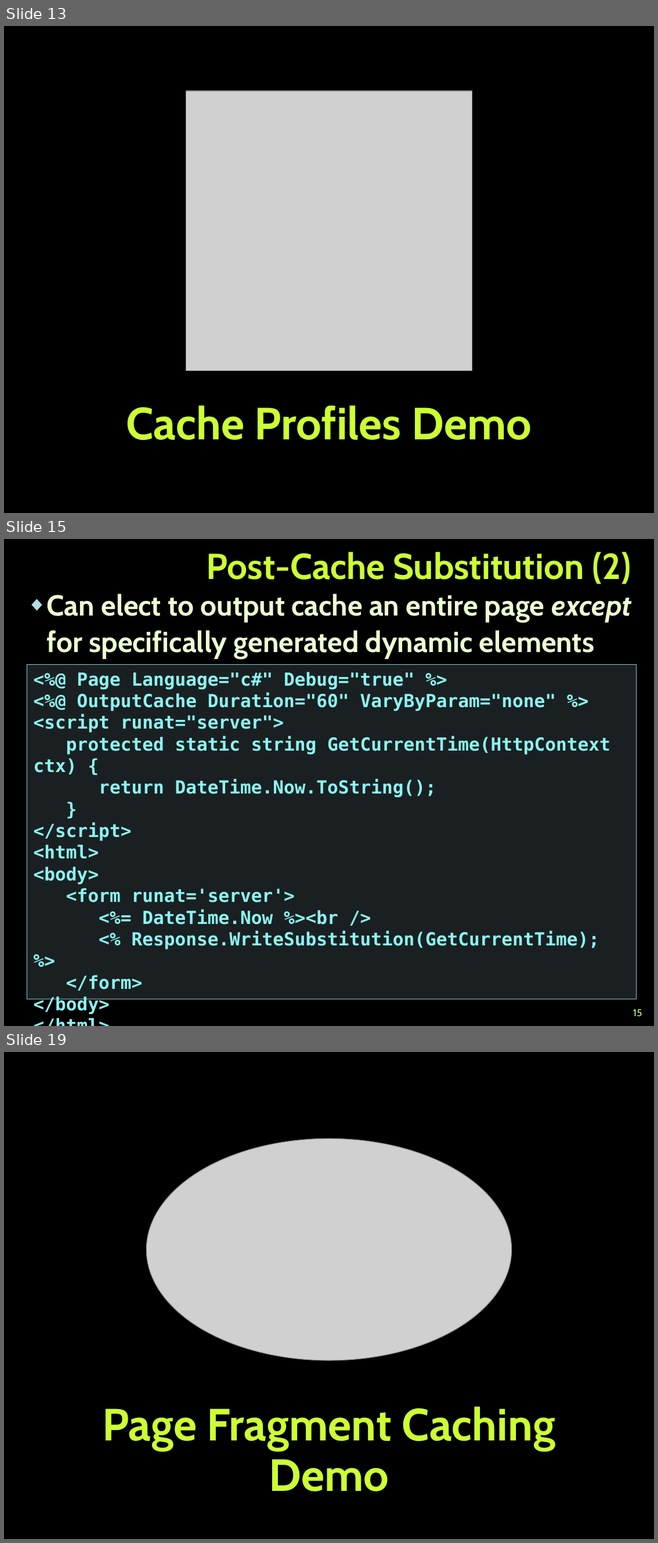
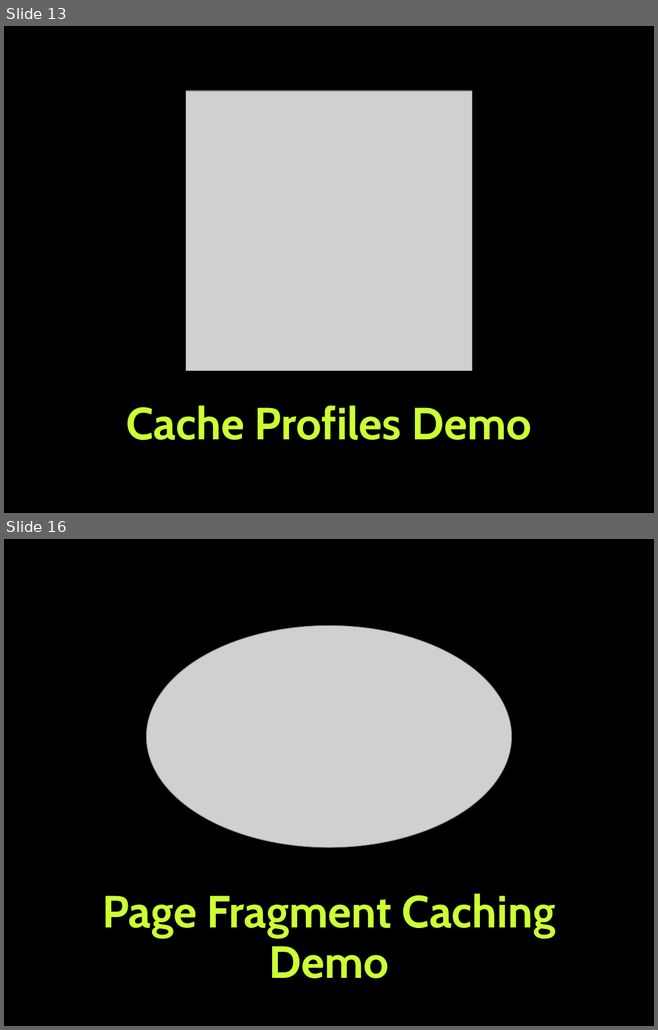
Before and after one commit to TelerikAcademy/ASP.NET-MVC, a slide deck: resources/06. ASP.NET-Caching-Data/ASP.NET Caching Data.pptx. Shown one above the other, each under a label of ours: slides 13, 15 and 19 before the commit, slides 13 and 16 after it; the slides between them are not shown. The pictures are 658x1543 and 658x1030 pixels, drawn with LibreOffice and Linux fonts; fonts in the diff are those of the drawing; grey boxes stand for pictures; background and template pictures are left out. Boxes give left, top, right and bottom in pixels: in the first picture for what was removed or moved away, otherwise in the second. Text is boxed around its words. In the diff, an @@ line names an element or a change of style, - is before the commit and + after.

```diff
--- a/resources/06. ASP.NET-Caching-Data/ASP.NET Caching Data.pptx
+++ b/resources/06. ASP.NET-Caching-Data/ASP.NET Caching Data.pptx
@@ slide 15 removed at bbox=[4, 539, 654, 1026], background picture (left out) @@
@@ title removed at bbox=[206, 552, 630, 584] @@
-Post-Cache Substitution (2)
@@ text removed at bbox=[47, 594, 632, 658] @@
-◆ Can elect to output cache an entire page except for specifically generated dynamic elements
@@ rectangle removed at bbox=[27, 664, 636, 999] @@
-<%@ Page Language="c#" Debug="true" %>
-<%@ OutputCache Duration="60" VaryByParam="none" %>
-<script runat="server">
-protected static string GetCurrentTime(HttpContext ctx) {
-return DateTime.Now.ToString();
-}
-</script>
-<html>
-<body>
-<form runat='server'>
-<%= DateTime.Now %><br />
-<% Response.WriteSubstitution(GetCurrentTime); %>
-</form>
-</body>
-</html>
@@ page number removed at bbox=[633, 1009, 641, 1017] @@
-15
@@ what was slide 19 is now slide 16 @@
```
Also in this commit, not shown: 3 slides changed, 2 other slides removed, 1 other file.
